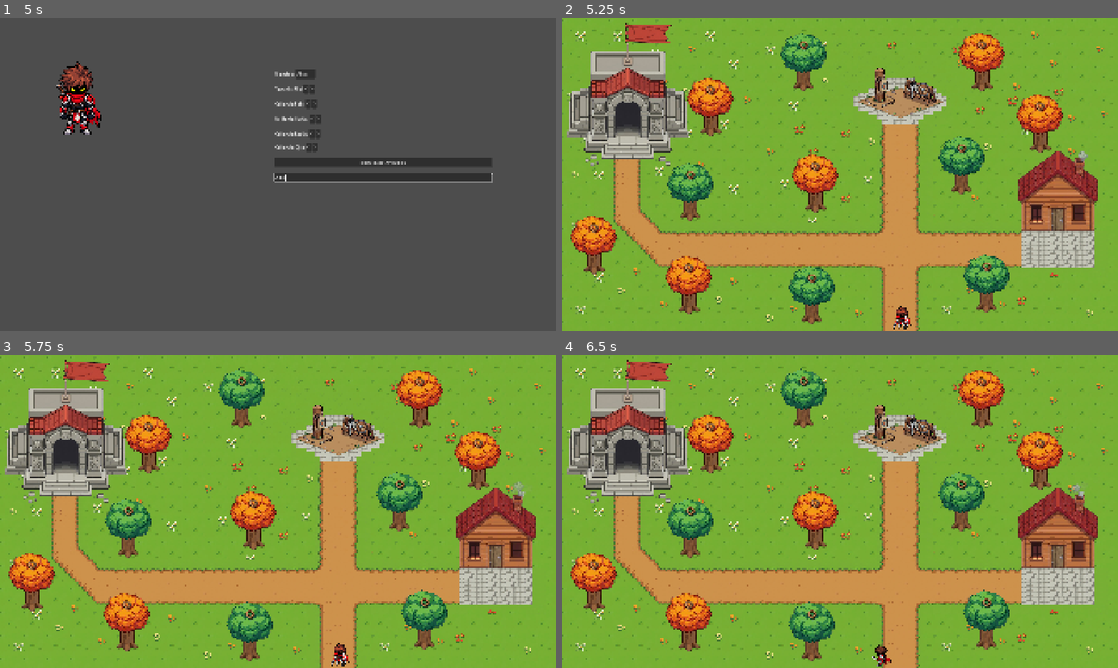
Above: before the commit, frames 1-4 (two rows, left to right).
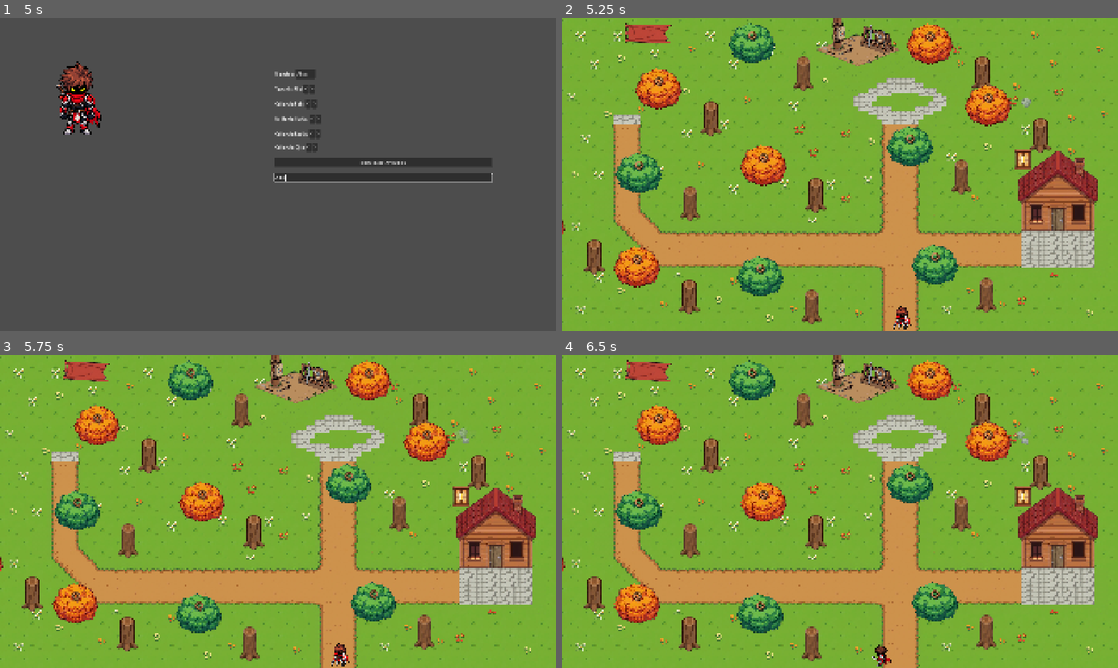
Above: after the commit, the same moments.

Repository: adrianosaldana5-ai/Aetheria_leyendas_de_la_arena_GODOT
Game: Godot game, scene res://escenas/escenacarga.tscn
Same seed, same stepped clock (60 frames per second), same inputs: the game is played once before the commit and once after it.
Inputs (mouse positions are in pixels of both pictures, inside the frame that each line leads up to):
- Up to frame 1 (5 s): tap Enter (ui_accept) at 0.5, 0.77, 1.25, 1.52, 2, 2.75, 3.02 s; hold Right (ui_right) 0.53-1.28 s; hold I 0.53-1.28 s; hold Down (ui_down) 1.28-2.03 s; tap I at 1.35, 2.85 s; hold Right (ui_right) 2.03-2.78 s; hold I 2.03-2.78 s; hold Up (ui_up) 2.78-3.5 s; click (283, 180) at 3.5 s; click (305, 74) at 4.27 s; type "Alex" at 4.35 s; click (383, 177) at 4.5 s; type "Alex" at 4.58 s
- Up to frame 2 (5.25 s): click "Comenzar Aventura" at 5 s
- Up to frame 3 (5.75 s): no input
- Up to frame 4 (6.5 s): hold Left (ui_left) from 5.78 s (still down); hold I from 5.78 s (still down); tap Enter (ui_accept) at 6.02 s

Frame 1 is identical in both runs. In frame 2, 24% of the frame differs, in the area x 0-95%, y 0-92%; in frame 3, 24%; in frame 4, 24%, in the area x 0-94%, y 0-92%.

Commit message:
Fix sprite pivot points and positioning for all scene root nodes
- Modified .gitignore to properly exclude Godot-specific files and export presets
- Updated arbol.tscn to position root node at (0,0) with sprites and collisions offset correctly for trunk base alignment
- Fixed arbolnaranja.tscn with proper root pivot at tree base and adjusted sprite positions
- Corrected campo_entrenamiento.tscn root pivot placement and sprite positioning relative to ground level
- Realigned casa_usuario.tscn with root at (0,0), positioned house sprite for door alignment, adjusted window lights to center on frames
- Fixed coliseo.tscn root pivot at entrance base and positioned flag pivot at left edge where it connects to pole
- Updated jugador.tscn with root pivot at character feet and adjusted sprite collision positioning
- All scene root nodes now have their pivots properly aligned at floor level for consistent placement in main hub scene

These changes ensure that when scenes are instantiated in the main hub, their positioning remains consistent while fixing internal sprite alignment issues. When you push these changes to GitHub, they will update the files in your remote repository, and when other users pull the changes, they will get the corrected versions in their local folders.

Diff:
--- a/escenas/Estructuras/arbol.tscn
+++ b/escenas/Estructuras/arbol.tscn
@@ -58,15 +58,15 @@
 [node name="Arbol" type="StaticBody2D" parent="." unique_id=1779689444]
 
 [node name="SpriteTronco" type="Sprite2D" parent="Arbol" unique_id=1267722056]
-position = Vector2(178, 89)
+position = Vector2(0, 58)
 texture = ExtResource("1_oyw5d")
 
 [node name="CollisionShape2D" type="CollisionShape2D" parent="Arbol" unique_id=1338180566]
-position = Vector2(178, 95)
+position = Vector2(0, 64)
 shape = SubResource("CapsuleShape2D_maugy")
 
 [node name="SpriteCopa" type="Sprite2D" parent="Arbol" unique_id=1678114918]
-position = Vector2(178.00002, 56.000004)
+position = Vector2(0.00002, 25.000004)
 rotation = 0.034906585
 scale = Vector2(0.70804787, 0.62746465)
 texture = ExtResource("2_nadpf")
@@ -77,11 +77,11 @@
 autoplay = &"viento"
 
 [node name="CollisionShape2D2" type="CollisionShape2D" parent="Arbol" unique_id=1378626220]
-position = Vector2(152, 130.00002)
+position = Vector2(-26, 99.00002)
 rotation = 0.8552113
 shape = SubResource("CapsuleShape2D_uylti")
 
 [node name="CollisionShape2D3" type="CollisionShape2D" parent="Arbol" unique_id=2012260516]
-position = Vector2(204.99998, 130)
+position = Vector2(26.99998, 99)
 rotation = -0.8552113
 shape = SubResource("CapsuleShape2D_bjlfa")
--- a/escenas/Estructuras/arbolnaranja.tscn
+++ b/escenas/Estructuras/arbolnaranja.tscn
@@ -58,15 +58,15 @@
 [node name="Arbol" type="StaticBody2D" parent="." unique_id=1779689444]
 
 [node name="SpriteTronco" type="Sprite2D" parent="Arbol" unique_id=1267722056]
-position = Vector2(178, 89)
+position = Vector2(0, 58)
 texture = ExtResource("1_w77qx")
 
 [node name="CollisionShape2D" type="CollisionShape2D" parent="Arbol" unique_id=1338180566]
-position = Vector2(178, 95)
+position = Vector2(0, 64)
 shape = SubResource("CapsuleShape2D_maugy")
 
 [node name="SpriteCopa" type="Sprite2D" parent="Arbol" unique_id=1678114918]
-position = Vector2(178.00002, 56.000004)
+position = Vector2(0.00002, 25.000004)
 scale = Vector2(0.70804787, 0.62746465)
 texture = ExtResource("2_w77qx")
 offset = Vector2(0, -64)
@@ -76,11 +76,11 @@
 autoplay = &"viento"
 
 [node name="CollisionShape2D2" type="CollisionShape2D" parent="Arbol" unique_id=1378626220]
-position = Vector2(152, 130.00002)
+position = Vector2(-26, 99.00002)
 rotation = 0.8552113
 shape = SubResource("CapsuleShape2D_uylti")
 
 [node name="CollisionShape2D3" type="CollisionShape2D" parent="Arbol" unique_id=2012260516]
-position = Vector2(204.99998, 130)
+position = Vector2(26.99998, 99)
 rotation = -0.8552113
 shape = SubResource("CapsuleShape2D_bjlfa")
--- a/escenas/Estructuras/campo_entrenamiento.tscn
+++ b/escenas/Estructuras/campo_entrenamiento.tscn
@@ -21,31 +21,31 @@
 [node name="CampoEntrenamiento" type="StaticBody2D" unique_id=1970516335]
 
 [node name="SpriteCampo" type="Sprite2D" parent="." unique_id=131839036]
-position = Vector2(245, 157)
+position = Vector2(0, -147)
 texture = ExtResource("1_8ghnh")
 
 [node name="ColisionCampo" type="CollisionShape2D" parent="." unique_id=261028035]
-position = Vector2(147.5, 113.875)
+position = Vector2(-97.5, -33.125)
 shape = SubResource("RectangleShape2D_maugy")
 
 [node name="ColisionCampo2" type="CollisionShape2D" parent="." unique_id=527838727]
-position = Vector2(126, 112)
+position = Vector2(-119, -35)
 shape = SubResource("CapsuleShape2D_uylti")
 
 [node name="CollisionShape2D" type="CollisionShape2D" parent="." unique_id=1253319520]
-position = Vector2(343.50003, 154.50002)
+position = Vector2(98.50003, 7.50002)
 rotation = 0.3298672
 scale = Vector2(0.9999999, 0.9999999)
 shape = SubResource("RectangleShape2D_uylti")
 
 [node name="CollisionShape2D2" type="CollisionShape2D" parent="." unique_id=1359232484]
-position = Vector2(286.18103, 122.05093)
+position = Vector2(41.18103, -24.94907)
 rotation = 0.18849556
 scale = Vector2(0.9999997, 0.9999997)
 shape = SubResource("RectangleShape2D_bjlfa")
 
 [node name="CollisionShape2D3" type="CollisionShape2D" parent="." unique_id=423488651]
-position = Vector2(406.00006, 178.00003)
+position = Vector2(161.00006, 31.00003)
 rotation = -0.37699112
 scale = Vector2(0.9999994, 0.9999994)
 shape = SubResource("RectangleShape2D_b3jmh")
--- a/escenas/Estructuras/casa_usuario.tscn
+++ b/escenas/Estructuras/casa_usuario.tscn
@@ -215,96 +215,96 @@
 [node name="CasaUsuario" type="StaticBody2D" unique_id=1232304759]
 
 [node name="SpriteCasa" type="Sprite2D" parent="." unique_id=265328374]
-position = Vector2(194, 168)
+position = Vector2(0, -108)
 texture = ExtResource("1_5pghm")
 
 [node name="ColisionCasa" type="CollisionShape2D" parent="." unique_id=1659394647]
-position = Vector2(195, 211.5)
+position = Vector2(1, 26.5)
 shape = SubResource("RectangleShape2D_maugy")
 
 [node name="ColisionCasa2" type="CollisionShape2D" parent="." unique_id=1047822650]
-position = Vector2(83, 165)
+position = Vector2(-111, -20)
 shape = SubResource("RectangleShape2D_b3jmh")
 
 [node name="ColisionCasa3" type="CollisionShape2D" parent="." unique_id=1475511404]
-position = Vector2(304, 161.5)
+position = Vector2(110, -23.5)
 shape = SubResource("RectangleShape2D_b3jmh")
 
 [node name="ColisionCasa4" type="CollisionShape2D" parent="." unique_id=1316473370]
-position = Vector2(145.1026, 93.69116)
+position = Vector2(-48.8974, -91.30884)
 rotation = -0.65798914
 shape = SubResource("RectangleShape2D_f5l5t")
 
 [node name="ColisionCasa5" type="CollisionShape2D" parent="." unique_id=1015693849]
-position = Vector2(220.00002, 128.00002)
+position = Vector2(26.00002, -56.99998)
 rotation = -0.92851514
 scale = Vector2(0.9999998, 0.9999998)
 shape = SubResource("RectangleShape2D_802k2")
 
 [node name="ColisionCasa6" type="CollisionShape2D" parent="." unique_id=1746794827]
-position = Vector2(269, 74)
+position = Vector2(75, -111)
 scale = Vector2(0.9999998, 0.9999998)
 shape = SubResource("RectangleShape2D_2clil")
 
 [node name="SpriteVentana" type="Sprite2D" parent="." unique_id=96240702]
 modulate = Color(0.90752035, 0.81846595, 0.7465373, 1)
-position = Vector2(118.99999, 243.04181)
+position = Vector2(-75, 58.04181)
 scale = Vector2(0.8153846, 0.8561475)
 texture = ExtResource("2_7atlg")
 
 [node name="PointLight2D" type="PointLight2D" parent="SpriteVentana" unique_id=295738119]
-position = Vector2(-9.811312, 15.135458)
+position = Vector2(0, 0)
 scale = Vector2(0.089426145, 0.13383612)
 texture = SubResource("GradientTexture2D_maugy")
 texture_scale = 3.0
 
 [node name="PointLight2D2" type="PointLight2D" parent="SpriteVentana" unique_id=1988704339]
-position = Vector2(-9.811309, -14.21106)
+position = Vector2(0, 0)
 scale = Vector2(0.08942616, 0.1353569)
 texture = SubResource("GradientTexture2D_maugy")
 texture_scale = 3.0
 
 [node name="PointLight2D3" type="PointLight2D" parent="SpriteVentana" unique_id=1484163764]
-position = Vector2(12.264164, -14.065117)
+position = Vector2(0, 0)
 scale = Vector2(0.089426085, 0.1353569)
 texture = SubResource("GradientTexture2D_maugy")
 texture_scale = 3.0
 
 [node name="PointLight2D4" type="PointLight2D" parent="SpriteVentana" unique_id=945547100]
-position = Vector2(12.26416, 15.208469)
+position = Vector2(0, 0)
 scale = Vector2(0.09102302, 0.13459633)
 texture = SubResource("GradientTexture2D_maugy")
 texture_scale = 3.0
 
 [node name="SpriteVentana2" type="Sprite2D" parent="." unique_id=252756619]
 modulate = Color(0.90752035, 0.81846595, 0.7465373, 1)
-position = Vector2(266.0769, 241.80623)
+position = Vector2(72.0769, 56.80623)
 scale = Vector2(0.835, 0.8617564)
 texture = ExtResource("2_7atlg")
 
 [node name="PointLight2D5" type="PointLight2D" parent="SpriteVentana2" unique_id=1166044020]
-position = Vector2(-9.811312, 15.135458)
+position = Vector2(0, 0)
 scale = Vector2(0.089426145, 0.13383612)
 energy = 0.72811794
 texture = SubResource("GradientTexture2D_maugy")
 texture_scale = 3.0
 
 [node name="PointLight2D6" type="PointLight2D" parent="SpriteVentana2" unique_id=2049439738]
-position = Vector2(-9.811309, -14.21106)
+position = Vector2(0, 0)
 scale = Vector2(0.08942616, 0.1353569)
 energy = 0.72811794
 texture = SubResource("GradientTexture2D_maugy")
 texture_scale = 3.0
 
 [node name="PointLight2D7" type="PointLight2D" parent="SpriteVentana2" unique_id=614981363]
-position = Vector2(12.264164, -14.065117)
+position = Vector2(0, 0)
 scale = Vector2(0.089426085, 0.1353569)
 energy = 0.72811794
 texture = SubResource("GradientTexture2D_maugy")
 texture_scale = 3.0
 
 [node name="PointLight2D8" type="PointLight2D" parent="SpriteVentana2" unique_id=1866948950]
-position = Vector2(12.26416, 15.208469)
+position = Vector2(0, 0)
 scale = Vector2(0.09102302, 0.13459633)
 energy = 0.72811794
 texture = SubResource("GradientTexture2D_maugy")
@@ -315,7 +315,7 @@
 
 [node name="HumoChimenea" type="GPUParticles2D" parent="." unique_id=1374347139]
 z_index = 10
-position = Vector2(269, 59)
+position = Vector2(75, -126)
 rotation = -1.2077678
 scale = Vector2(2.12, 2.12)
 emitting = false
--- a/escenas/Estructuras/coliseo.tscn
+++ b/escenas/Estructuras/coliseo.tscn
@@ -89,22 +89,22 @@
 [node name="Coliseo" type="StaticBody2D" unique_id=800392943]
 
 [node name="SpriteColiseo" type="Sprite2D" parent="." unique_id=284199544]
-position = Vector2(370, 313)
+position = Vector2(0, -222)
 texture = ExtResource("1_7siru")
 
 [node name="SpriteBandera" type="Sprite2D" parent="." unique_id=1896252818]
-position = Vector2(370.00003, 58.000004)
+position = Vector2(0, -255)
 rotation = -1.5707964
 scale = Vector2(0.56305534, 0.51257455)
 texture = ExtResource("2_evjke")
 offset = Vector2(0, 147.805)
 
 [node name="ColisionColiseo" type="CollisionShape2D" parent="." unique_id=951232882]
-position = Vector2(313, 303.5703)
+position = Vector2(-57, -9)
 shape = SubResource("RectangleShape2D_7siru")
 
 [node name="ColisionColiseo2" type="CollisionShape2D" parent="." unique_id=1615423138]
-position = Vector2(429, 302)
+position = Vector2(59, -11)
 shape = SubResource("RectangleShape2D_7siru")
 
 [node name="AnimadorBandera" type="AnimationPlayer" parent="." unique_id=430080974]
@@ -112,45 +112,45 @@
 autoplay = &"viento_bandera"
 
 [node name="ColisionColiseo3" type="CollisionShape2D" parent="." unique_id=786085430]
-position = Vector2(249, 344.25)
+position = Vector2(-121, 31)
 shape = SubResource("RectangleShape2D_evjke")
 
 [node name="ColisionColiseo4" type="CollisionShape2D" parent="." unique_id=1152800888]
-position = Vector2(211, 350.5)
+position = Vector2(-159, 37)
 shape = SubResource("RectangleShape2D_4v4as")
 
 [node name="ColisionColiseo5" type="CollisionShape2D" parent="." unique_id=1827954316]
-position = Vector2(168.75, 365)
+position = Vector2(-201.25, 52)
 shape = SubResource("RectangleShape2D_nqh6o")
 
 [node name="ColisionColiseo6" type="CollisionShape2D" parent="." unique_id=2058400886]
-position = Vector2(167, 420.25)
+position = Vector2(-203, 107)
 shape = SubResource("RectangleShape2D_eqiuc")
 
 [node name="ColisionColiseo7" type="CollisionShape2D" parent="." unique_id=469348034]
-position = Vector2(491, 345)
+position = Vector2(121, 32)
 shape = SubResource("RectangleShape2D_evjke")
 
 [node name="ColisionColiseo8" type="CollisionShape2D" parent="." unique_id=245573320]
-position = Vector2(530, 351)
+position = Vector2(160, 38)
 shape = SubResource("RectangleShape2D_4v4as")
 
 [node name="ColisionColiseo9" type="CollisionShape2D" parent="." unique_id=592158950]
-position = Vector2(572, 366)
+position = Vector2(202, 53)
 shape = SubResource("RectangleShape2D_nqh6o")
 
 [node name="ColisionColiseo10" type="CollisionShape2D" parent="." unique_id=2090685891]
-position = Vector2(575, 421)
+position = Vector2(205, 108)
 shape = SubResource("RectangleShape2D_eqiuc")
 
 [node name="ColisionColiseo11" type="CollisionShape2D" parent="." unique_id=1235181552]
-position = Vector2(245, 457.5)
+position = Vector2(-125, 144)
 shape = SubResource("RectangleShape2D_il5tc")
 
 [node name="ColisionColiseo12" type="CollisionShape2D" parent="." unique_id=1179676714]
-position = Vector2(370.75, 493)
+position = Vector2(0.75, 180)
 shape = SubResource("RectangleShape2D_dkdsk")
 
 [node name="ColisionColiseo14" type="CollisionShape2D" parent="." unique_id=1905050033]
-position = Vector2(496, 457)
+position = Vector2(126, 144)
 shape = SubResource("RectangleShape2D_il5tc")
--- a/escenas/personajes/jugador.tscn
+++ b/escenas/personajes/jugador.tscn
@@ -78,9 +78,10 @@
 script = ExtResource("1_eon4k")
 
 [node name="SpritePersonaje" type="AnimatedSprite2D" parent="." unique_id=1999814114]
+position = Vector2(0, -151)
 sprite_frames = SubResource("SpriteFrames_maugy")
 animation = &"idle_abajo"
 
 [node name="ColisionJugador" type="CollisionShape2D" parent="." unique_id=590328396]
-position = Vector2(1.5, 63.500004)
+position = Vector2(0, 80.5)
 shape = SubResource("RectangleShape2D_f5l5t")
Not shown, changed: .gitignore
